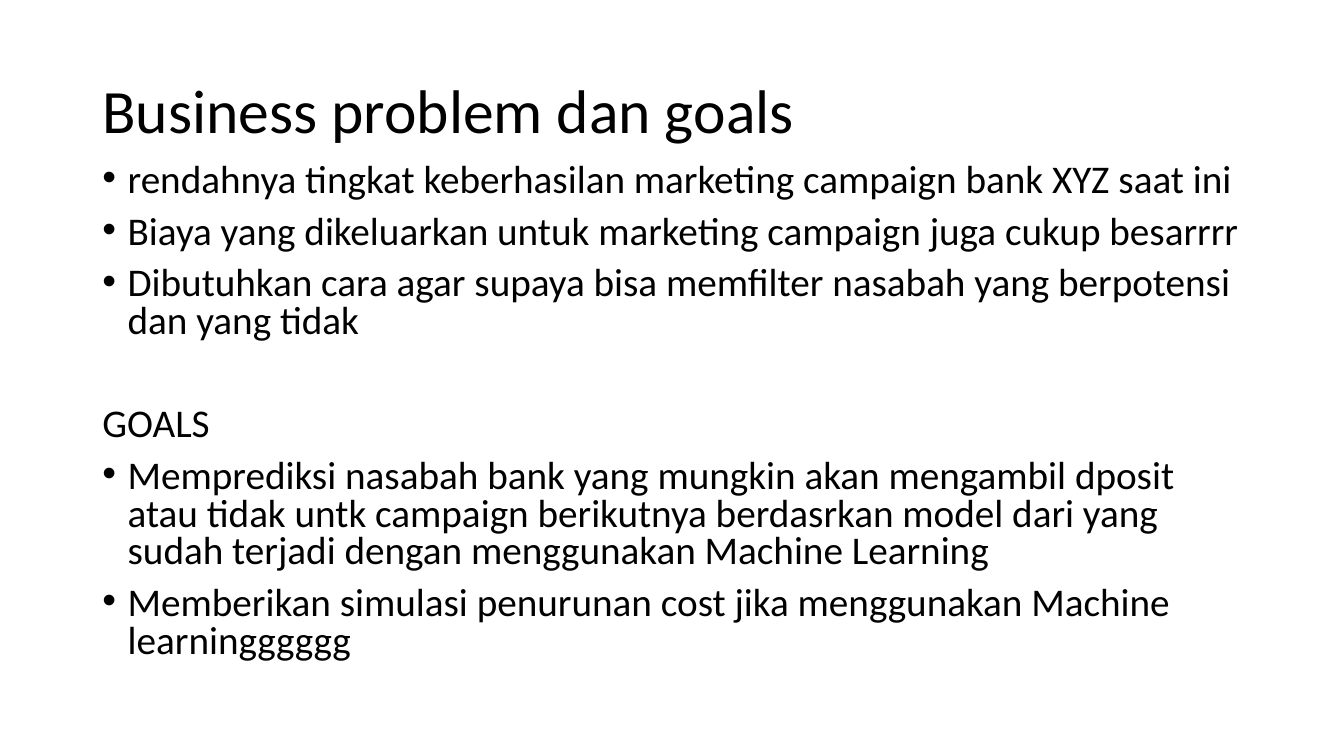
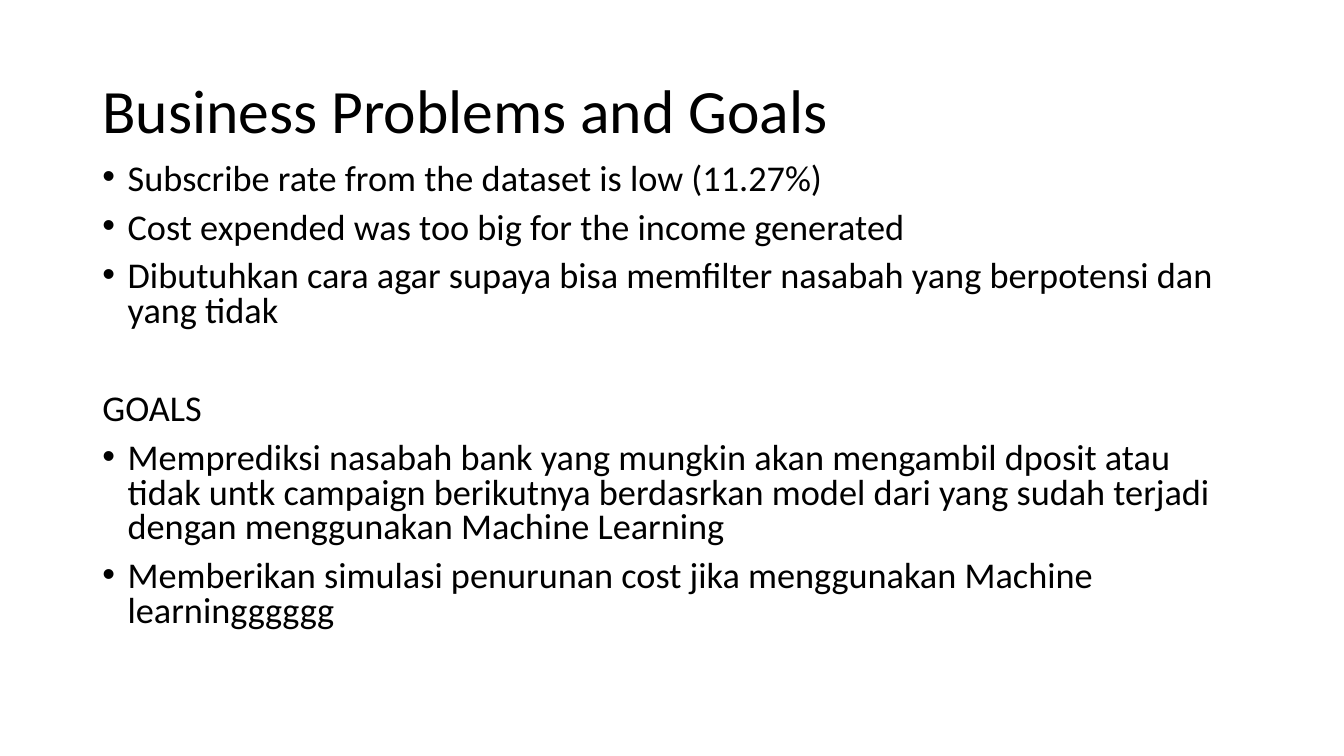
Before and after one commit to abdullahayas123/Tes-Model-Marketing-Scipy, a slide deck: slide 12 of Skenario Kesimpulan.pptx (slide 10 before the commit). Drawn at 1344x756 pixels with LibreOffice and Linux fonts; fonts in the diff are those of the drawing. Boxes give left, top, right and bottom in pixels: in the first picture for what was removed or moved away, otherwise in the second. Text is boxed around its words. In the diff, an @@ line names an element or a change of style, - is before the commit and + after.

```diff
--- a/Skenario Kesimpulan.pptx
+++ b/Skenario Kesimpulan.pptx
@@ title at (x1=102, y1=90, x2=828, y2=134): text changed @@
-Business problem dan goals
+Business Problems and Goals
@@ text at (x1=128, y1=164, x2=904, y2=247): text changed; size 28 to 25.9 pt @@
-• rendahnya tingkat keberhasilan marketing campaign bank XYZ saat ini
-• Biaya yang dikeluarkan untuk marketing campaign juga cukup besarrrr
+• Subscribe rate from the dataset is low (11.27%)
+• Cost expended was too big for the income generated
@@ text at (x1=102, y1=262, x2=1212, y2=630): size 28 to 25.9 pt in "Dibutuhkan cara agar supaya bisa memfilter nasabah ...", "GOALS", "Memprediksi nasabah bank yang mungkin akan mengambil ...", "Memberikan simulasi penurunan cost jika menggunakan Machine ..." @@
```
Also in this commit, not shown: 2 other slides changed, 2 slides added.
